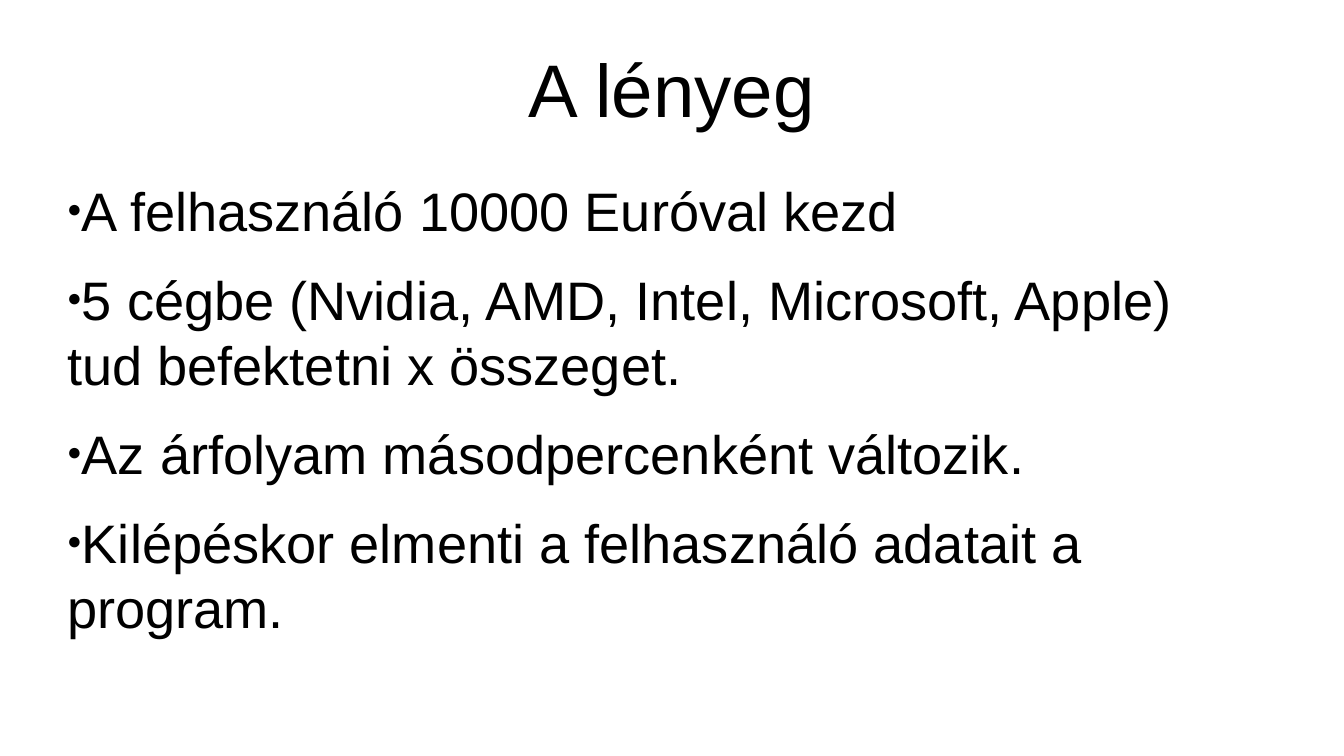
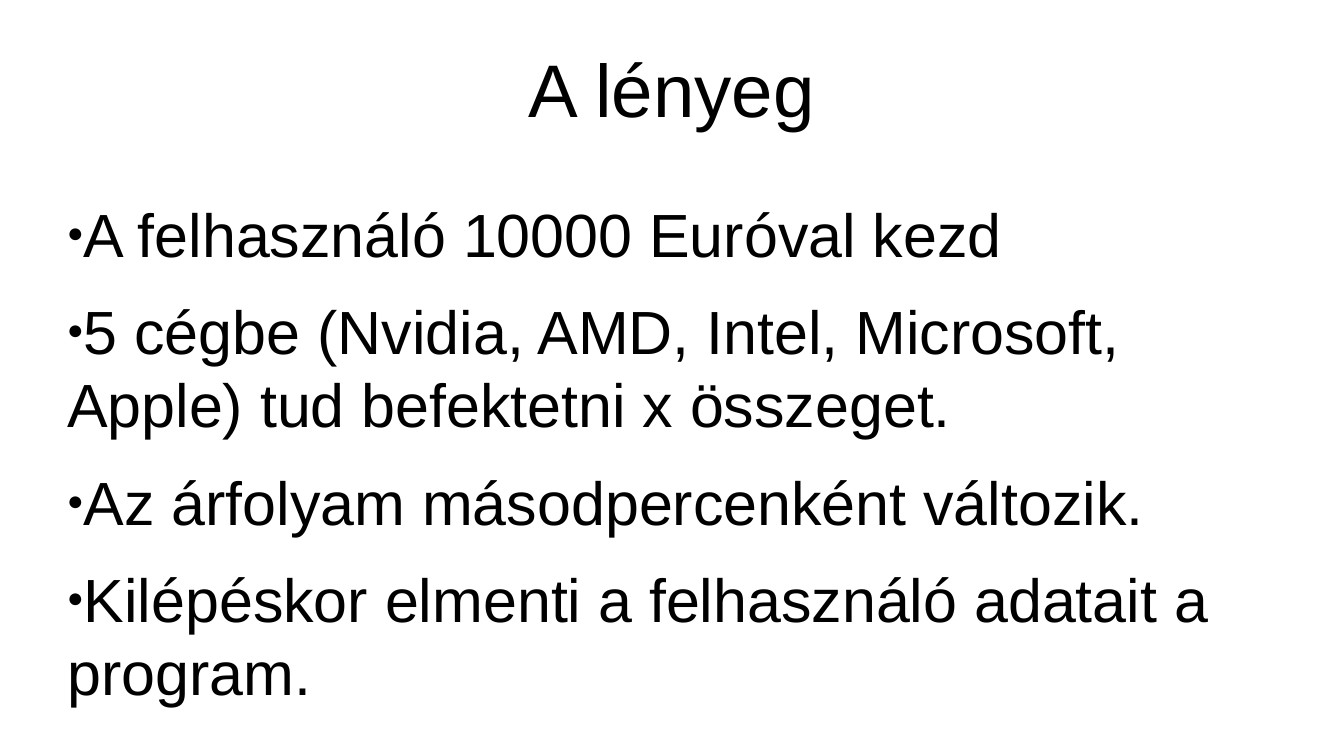
Before and after one commit to MajchricsRoland/2hetFeladat, a slide deck: slide 3 of eloadasDone.pptx. Drawn at 1344x756 pixels with LibreOffice and Linux fonts; fonts in the diff are those of the drawing. Boxes give left, top, right and bottom in pixels: in the first picture for what was removed or moved away, otherwise in the second. Text is boxed around its words. In the diff, an @@ line names an element or a change of style, - is before the commit and + after.

```diff
--- a/eloadasDone.pptx
+++ b/eloadasDone.pptx
@@ text "A felhasználó 10000 Euróval kezd": place and size @@
-text "A felhasználó 10000 Euróval kezd" at (67, 191, 1172, 637)
+text "A felhasználó 10000 Euróval kezd" at (67, 212, 1208, 706)
@@ text "A felhasználó 10000 Euróval kezd" at (67, 212, 1208, 706): size 32 to 36 pt @@
```
Also in this commit, not shown: 9 other slides changed.
